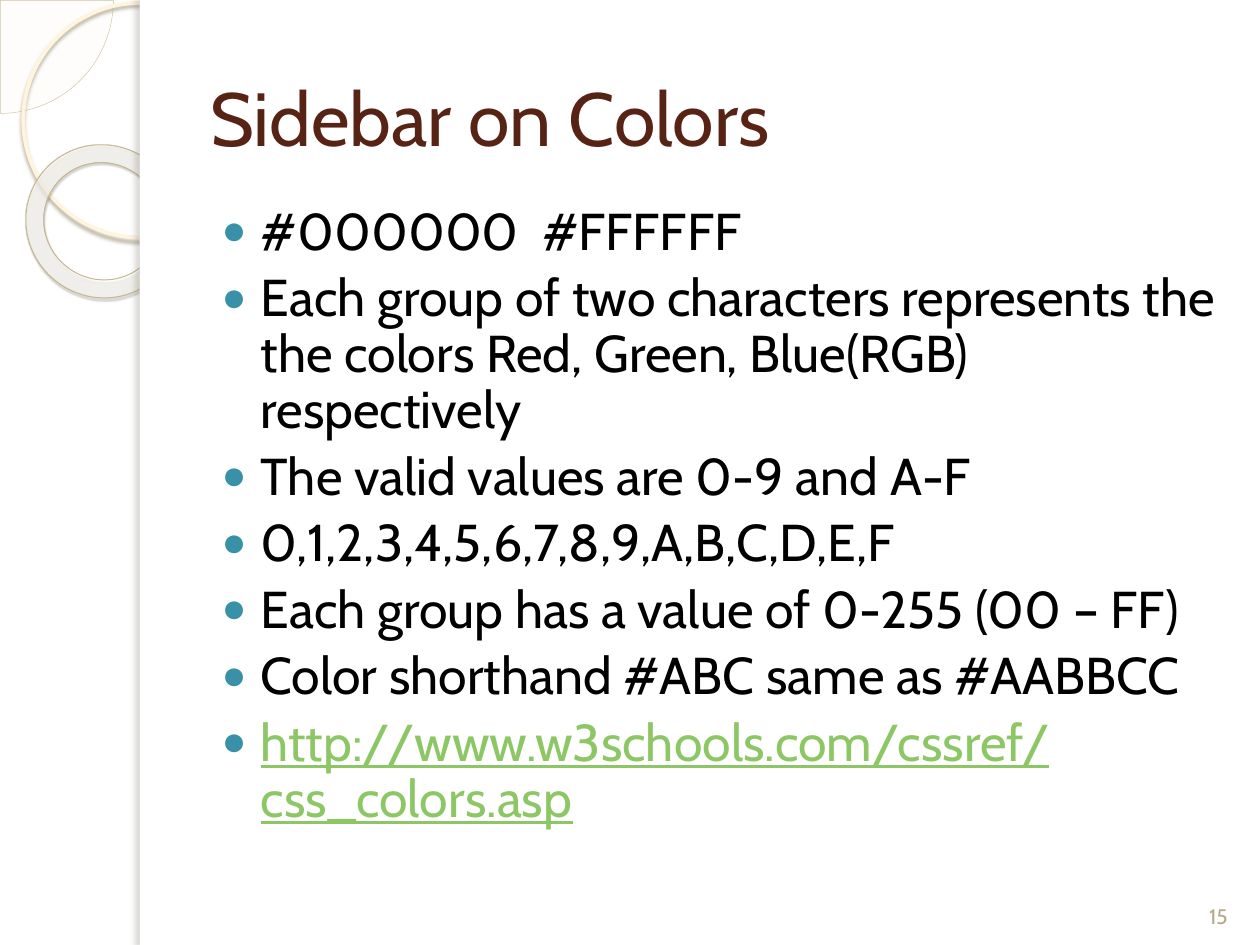
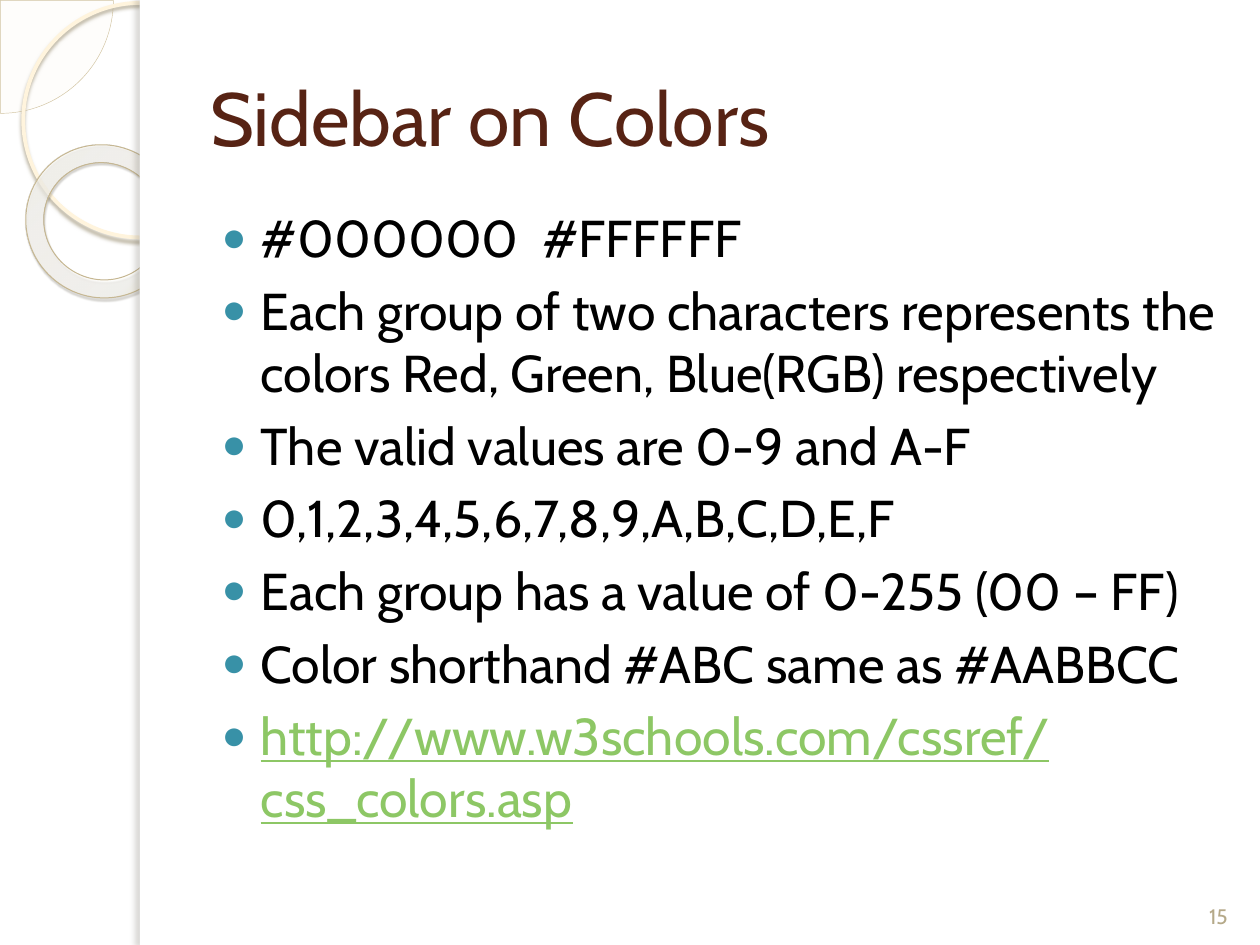
Before and after one commit to fernandozamoraj/html-tuts, a slide deck: slide 15 of Intro to Web Development Part 3 CSS.pptx. Drawn at 1260x945 pixels with LibreOffice and Linux fonts; fonts in the diff are those of the drawing; background and template pictures are left out. Boxes give left, top, right and bottom in pixels: in the first picture for what was removed or moved away, otherwise in the second. Text is boxed around its words. In the diff, an @@ line names an element or a change of style, - is before the commit and + after.

Commit message:
added several changes... to presentation and for presentation material

```diff
--- a/Intro to Web Development Part 3 CSS.pptx
+++ b/Intro to Web Development Part 3 CSS.pptx
@@ text at [261,220,1179,829]: line spacing 0.9 to 1 @@
@@ text at [261,291,1215,403]: text changed @@
-● Each group of two characters represents the the colors Red, Green, Blue(RGB) respectively
+● Each group of two characters represents the colors Red, Green, Blue(RGB) respectively
```
Also in this commit, not shown: 6 other files.
